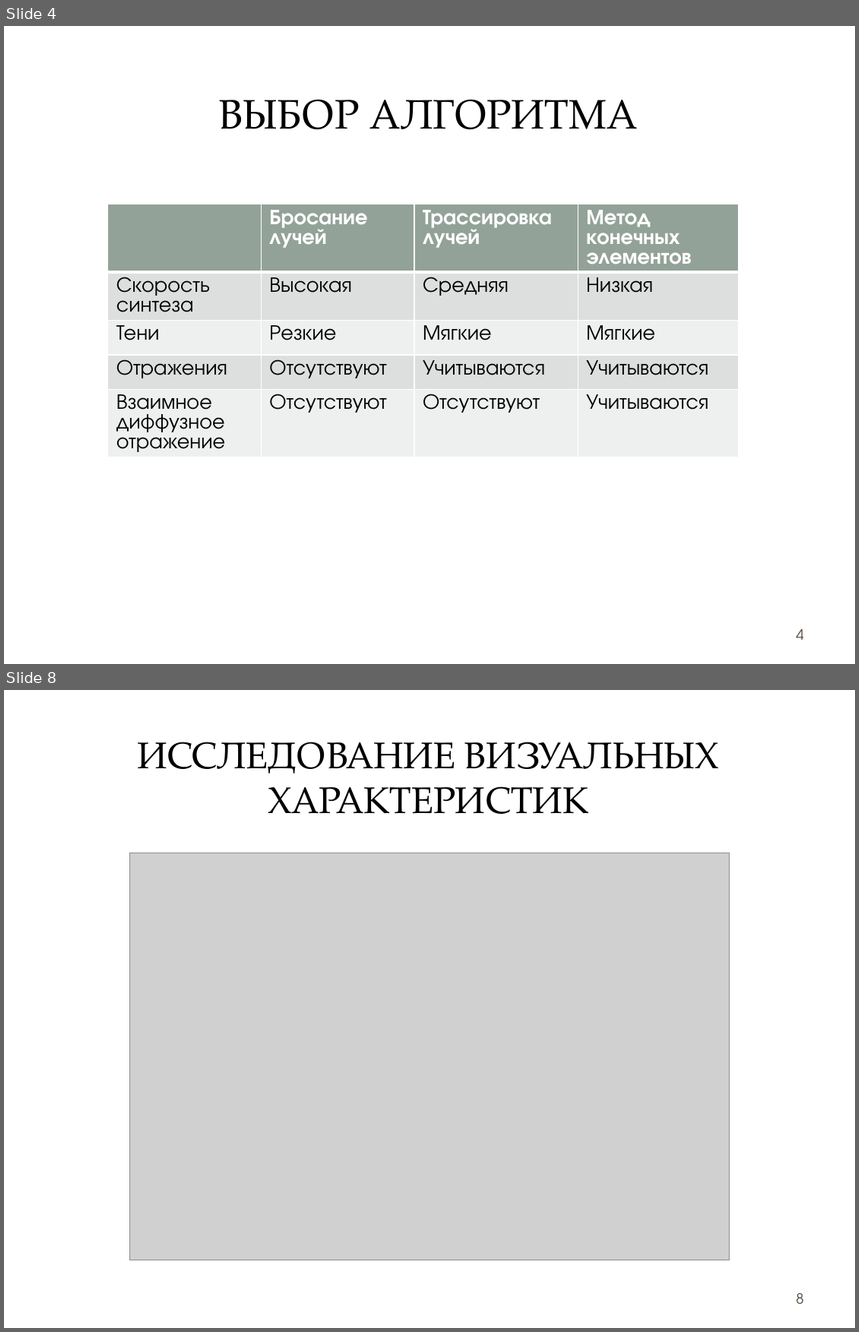
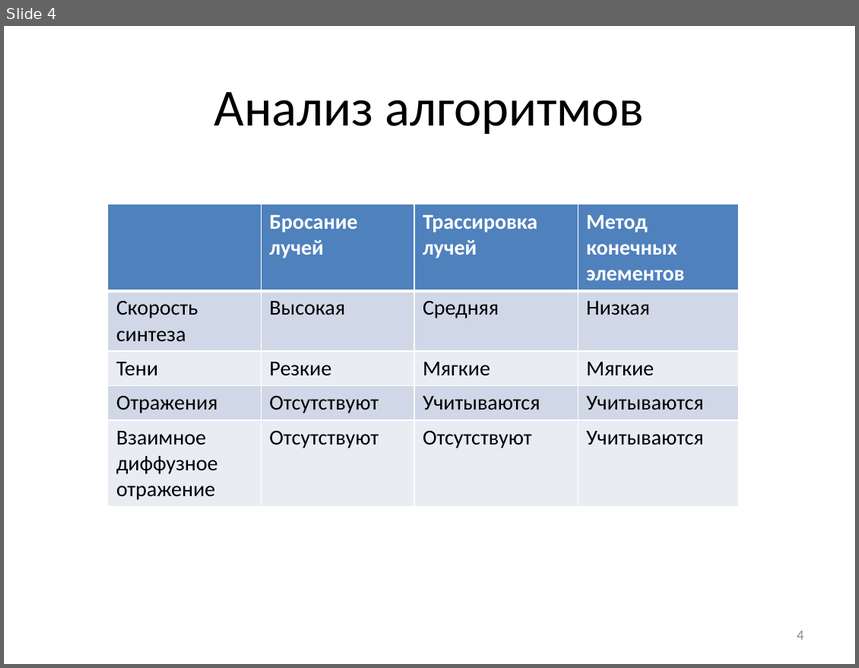
Before and after one commit to 1Bitcoin/course-project-computer-graphics, a slide deck: doc/Презентация.pptx. Shown one above the other, each under a label of ours: slides 4 and 8 before the commit, slide 4 after it; the slides between them are not shown. The pictures are 859x1332 and 859x668 pixels, drawn with LibreOffice and Linux fonts; fonts in the diff are those of the drawing; grey boxes stand for pictures; background and template pictures are left out. Boxes give left, top, right and bottom in pixels: in the first picture for what was removed or moved away, otherwise in the second. Text is boxed around its words. In the diff, an @@ line names an element or a change of style, - is before the commit and + after.

```diff
--- a/doc/Презентация.pptx
+++ b/doc/Презентация.pptx
@@ slide 8 removed at bbox=[4, 690, 855, 1328], background picture (left out); not listed: 3 template elements that a slide beside it also shows @@
@@ title removed at bbox=[137, 742, 719, 814] @@
-ИССЛЕДОВАНИЕ ВИЗУАЛЬНЫХ ХАРАКТЕРИСТИК
@@ picture removed at bbox=[130, 853, 730, 1260] @@
@@ page number removed at bbox=[796, 1293, 804, 1304] @@
-8
@@ slide 4 changed as well @@
@@ rounded rectangle removed at bbox=[12, 35, 847, 656] @@
@@ rectangle removed at bbox=[30, 52, 829, 175] @@
@@ rectangle removed at bbox=[39, 61, 819, 165] @@
@@ title at bbox=[215, 92, 645, 134]: text changed; size 35 to 44 pt; font TeX Gyre Pagella to Calibri @@
-ВЫБОР АЛГОРИТМА
+Анализ алгоритмов
@@ table at bbox=[108, 205, 739, 503] @@
@@ fill #93A299 to #4F81BD in row 1 @@
@@ fill #DCE0DE to #D0D8E8 in 8 cells @@
@@ fill #EEF0EF to #E9EDF4 in 8 cells @@
@@ font TeX Gyre Adventor to Calibri @@
@@ page number at bbox=[797, 631, 804, 640]: font TeX Gyre Adventor to Calibri, text colour #564B3C to #8C8C8C @@
```
Also in this commit, not shown: 5 other slides changed, 5 slides added, 3 other slides removed, 2 other files.
